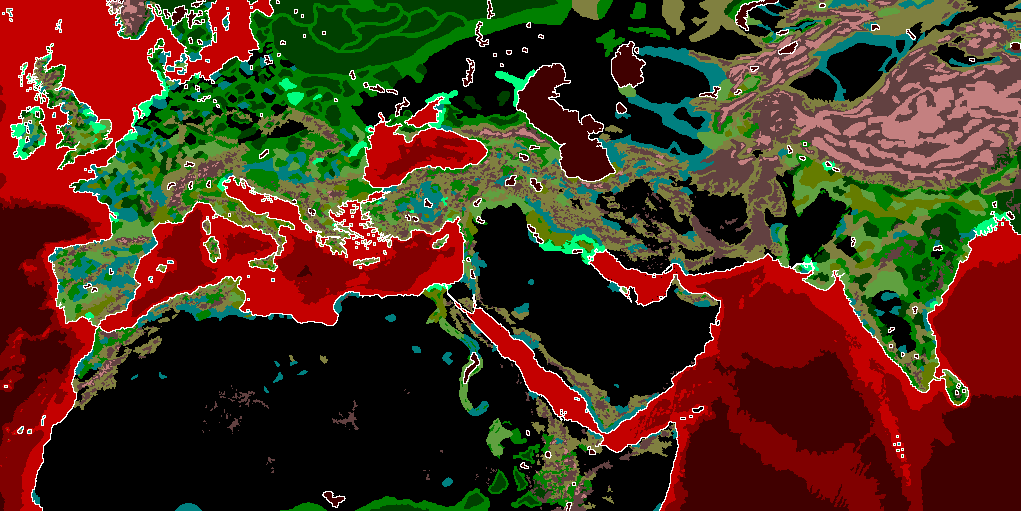
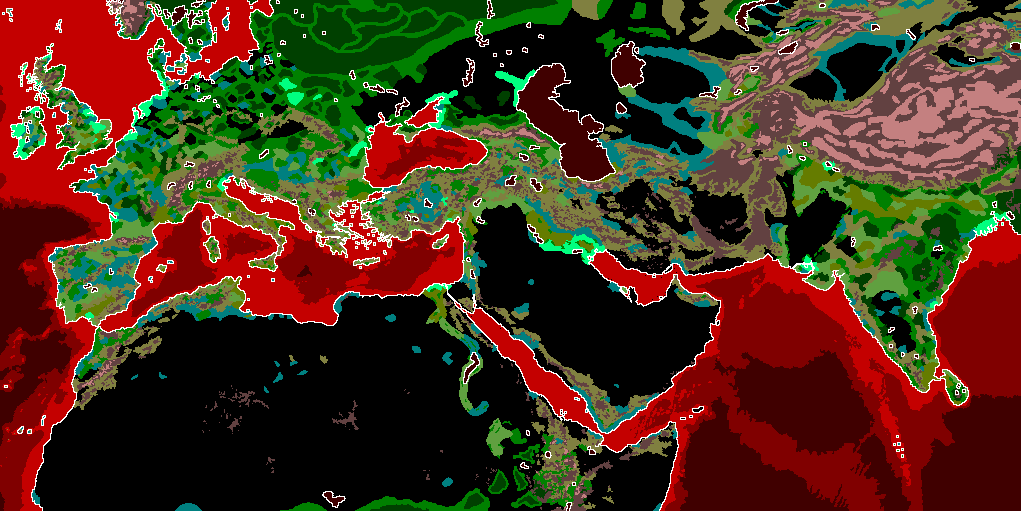
Layers edited between the first and the second 1021x511 image:
painted on "map_ground_types" over (x1=266, y1=228, x2=937, y2=381)
